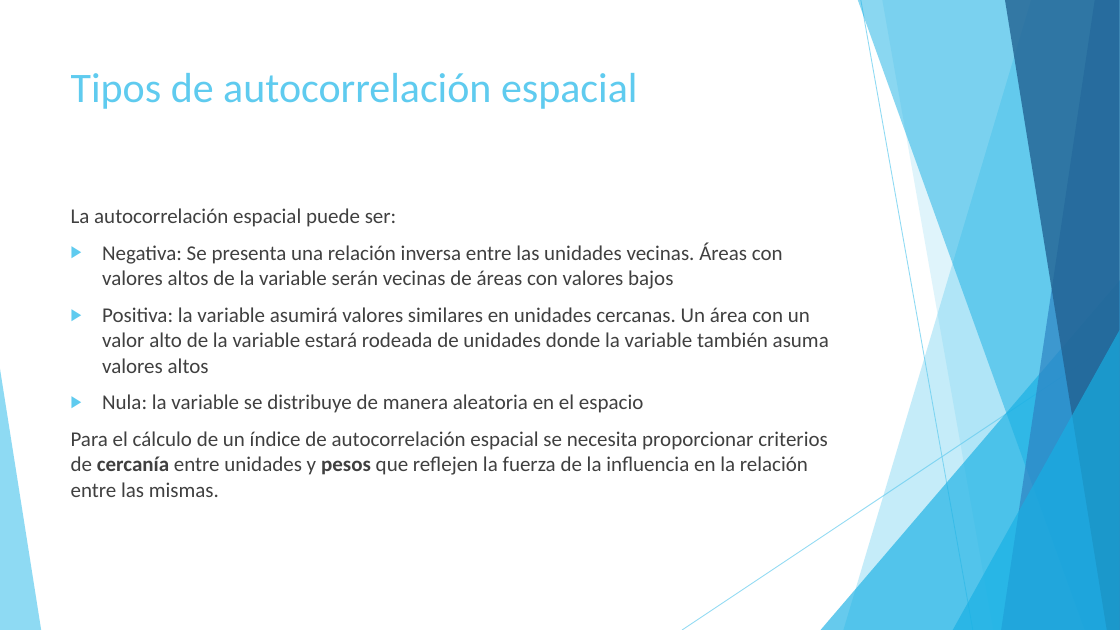
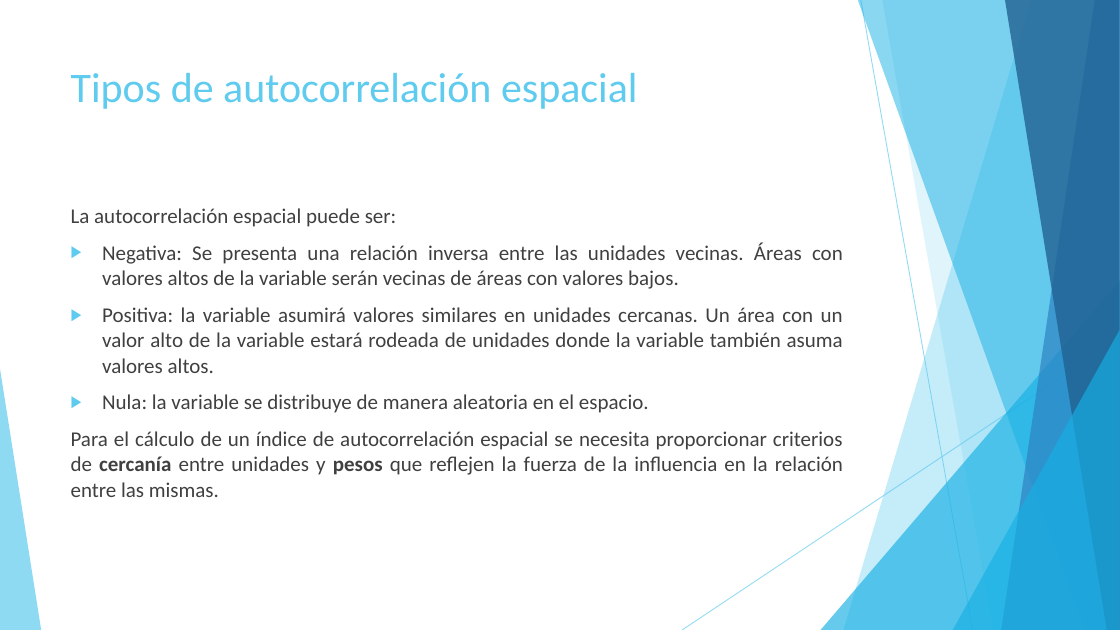
Before and after one commit to Seferra18/Tesina, a slide deck: slide 10 of ppt.pptx (slide 7 before the commit). Drawn at 1120x630 pixels with LibreOffice and Linux fonts; fonts in the diff are those of the drawing. Boxes give left, top, right and bottom in pixels: in the first picture for what was removed or moved away, otherwise in the second. Text is boxed around its words. In the diff, an @@ line names an element or a change of style, - is before the commit and + after.

```diff
--- a/ppt.pptx
+++ b/ppt.pptx
@@ text at (x1=71, y1=208, x2=843, y2=497): alignment left to justified @@
@@ text at (x1=102, y1=243, x2=843, y2=413): text changed @@
-▶ Negativa: Se presenta una relación inversa entre las unidades vecinas. Áreas con valores altos de la variable serán vecinas de áreas con valores bajos
-▶ Positiva: la variable asumirá valores similares en unidades cercanas. Un área con un valor alto de la variable estará rodeada de unidades donde la variable también asuma valores altos
-▶ Nula: la variable se distribuye de manera aleatoria en el espacio
+▶ Negativa: Se presenta una relación inversa entre las unidades vecinas. Áreas con valores altos de la variable serán vecinas de áreas con valores bajos.
+▶ Positiva: la variable asumirá valores similares en unidades cercanas. Un área con un valor alto de la variable estará rodeada de unidades donde la variable también asuma valores altos.
+▶ Nula: la variable se distribuye de manera aleatoria en el espacio.
```
Also in this commit, not shown: 11 other slides changed, 8 slides added.
